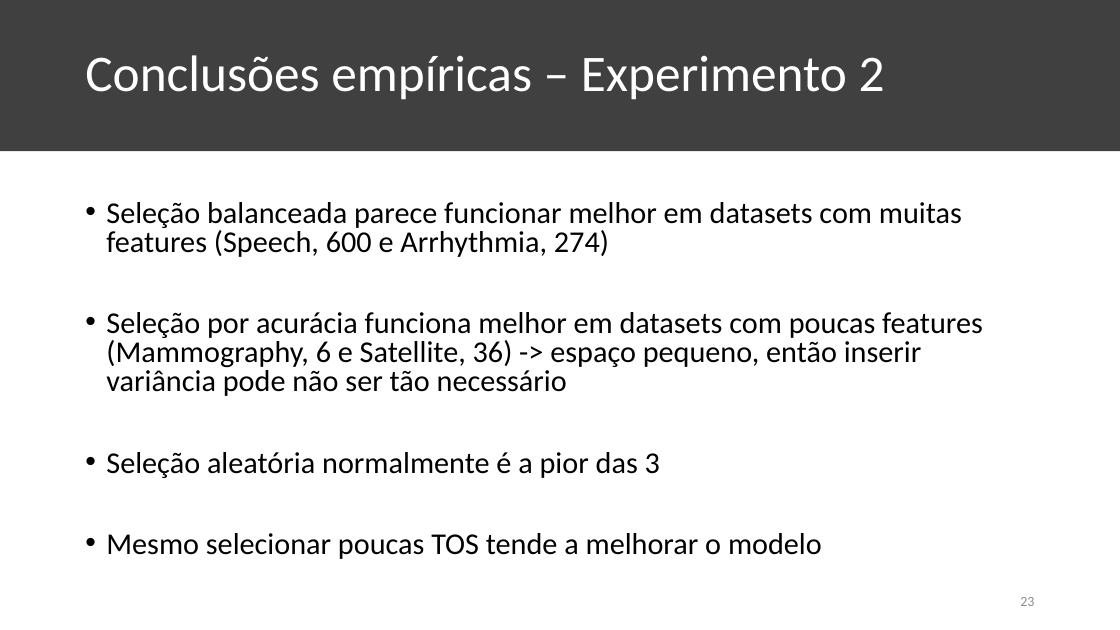
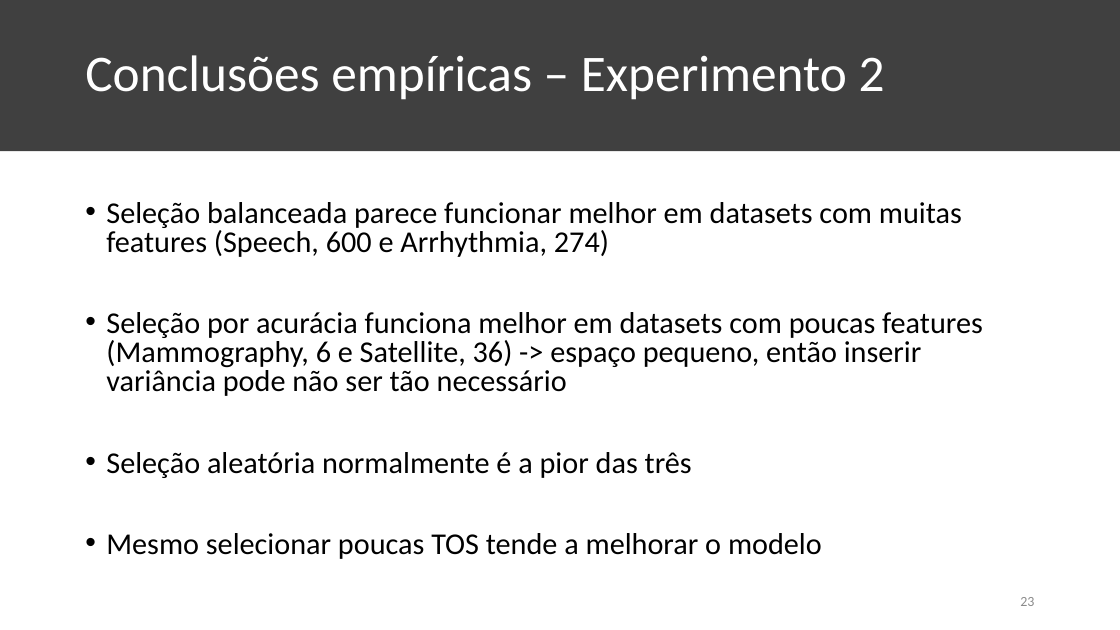
Before and after one commit to KaioAlex/DigitalSecurity, a slide deck: slide 23 of XGBOD-Seminar/XGBOD Seminar.pptx. Drawn at 1120x630 pixels with LibreOffice and Linux fonts; fonts in the diff are those of the drawing. Boxes give left, top, right and bottom in pixels: in the first picture for what was removed or moved away, otherwise in the second. Text is boxed around its words. In the diff, an @@ line names an element or a change of style, - is before the commit and + after.

```diff
--- a/XGBOD-Seminar/XGBOD Seminar.pptx
+++ b/XGBOD-Seminar/XGBOD Seminar.pptx
@@ text at (106, 452, 692, 478): text changed @@
-• Seleção aleatória normalmente é a pior das 3
+• Seleção aleatória normalmente é a pior das três
```
Also in this commit, not shown: 8 other slides changed.
